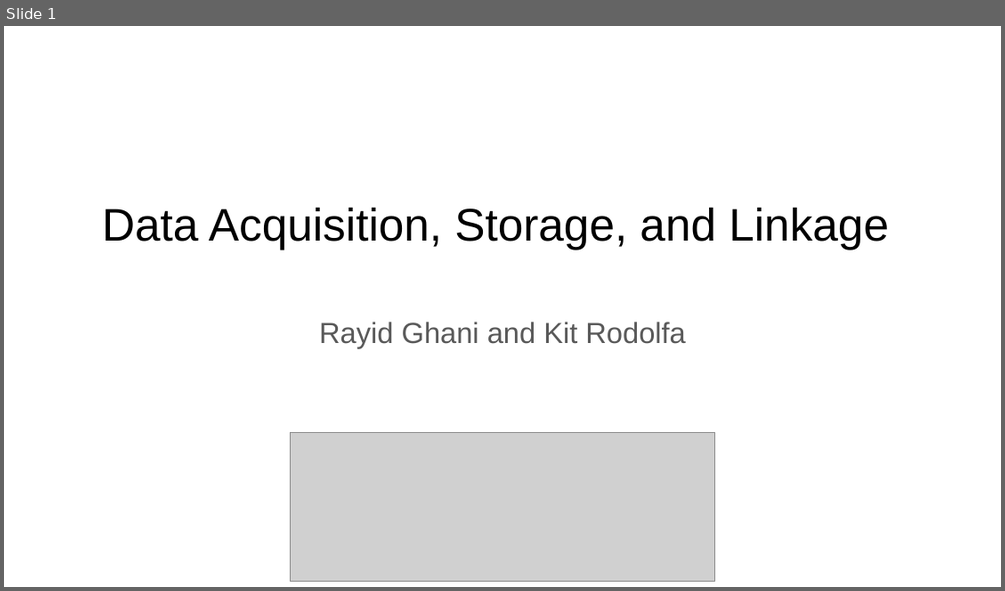
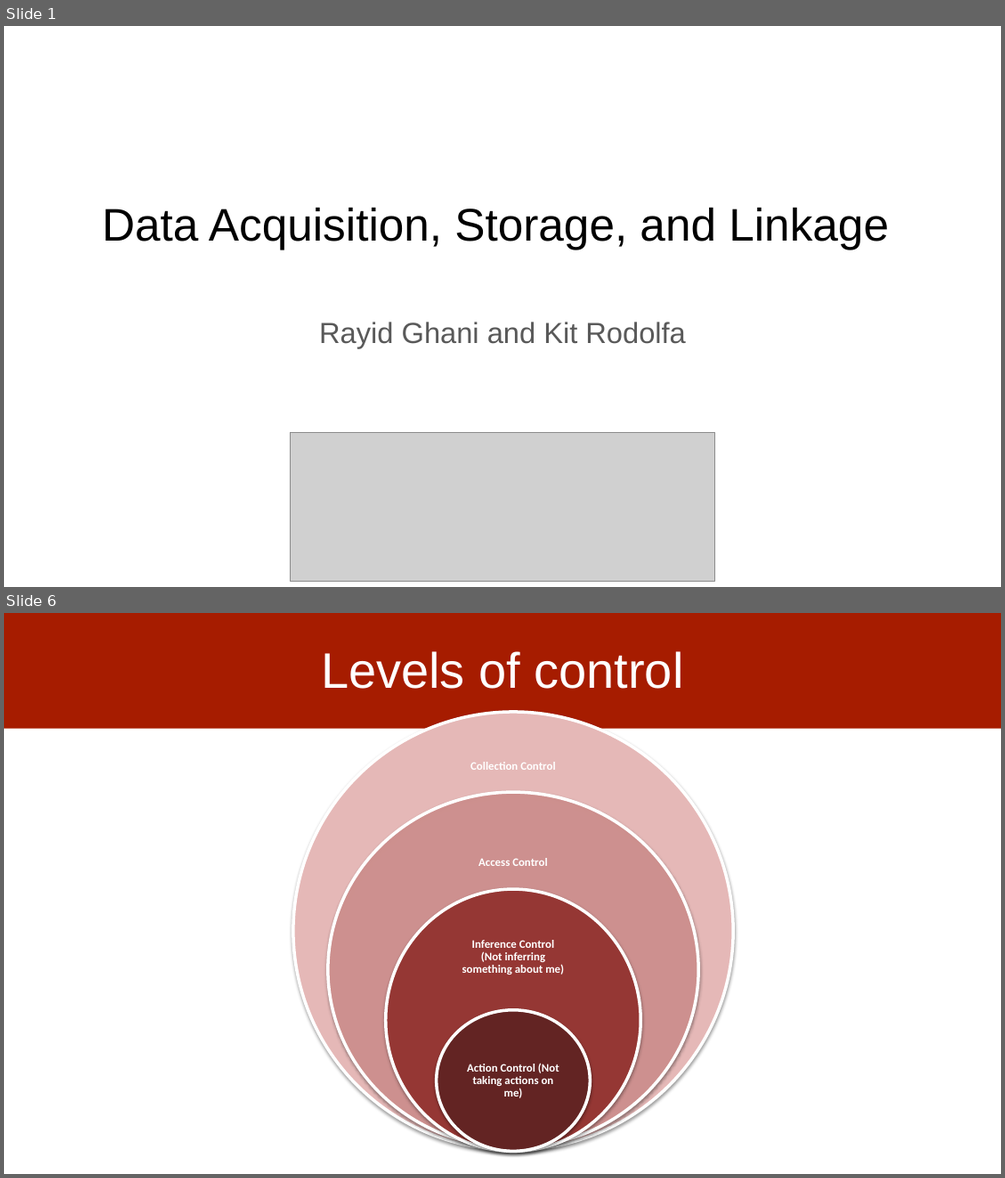
Before and after one commit to dssg/MLinPractice, a slide deck: Lectures/Lecture3-Data.pptx. Shown one above the other, each under a label of ours: slide 1 before the commit, slides 1 and 6 after it; the slides between them are not shown. The pictures are 1005x591 and 1005x1178 pixels, drawn with LibreOffice and Linux fonts; fonts in the diff are those of the drawing; grey boxes stand for pictures. Boxes give left, top, right and bottom in pixels: in the first picture for what was removed or moved away, otherwise in the second. Text is boxed around its words. In the diff, an @@ line names an element or a change of style, - is before the commit and + after.

```diff
--- a/Lectures/Lecture3-Data.pptx
+++ b/Lectures/Lecture3-Data.pptx
@@ slide 6 added at [4, 613, 1001, 1174], background #FFFFFF @@
@@ rectangle added at [4, 613, 1001, 728], fill #A61C00 @@
@@ title added at [321, 651, 684, 689], 48 pt, text #FFFFFF @@
+Levels of control
@@ group added at [293, 712, 733, 1151]: 4 ellipses, 4 texts @@
+Collection Control
+Access Control
+Inference Control (Not inferring something about me)
+Action Control (Not taking actions on me)
```
Also in this commit, not shown: 3 slides changed, 9 other slides added.
